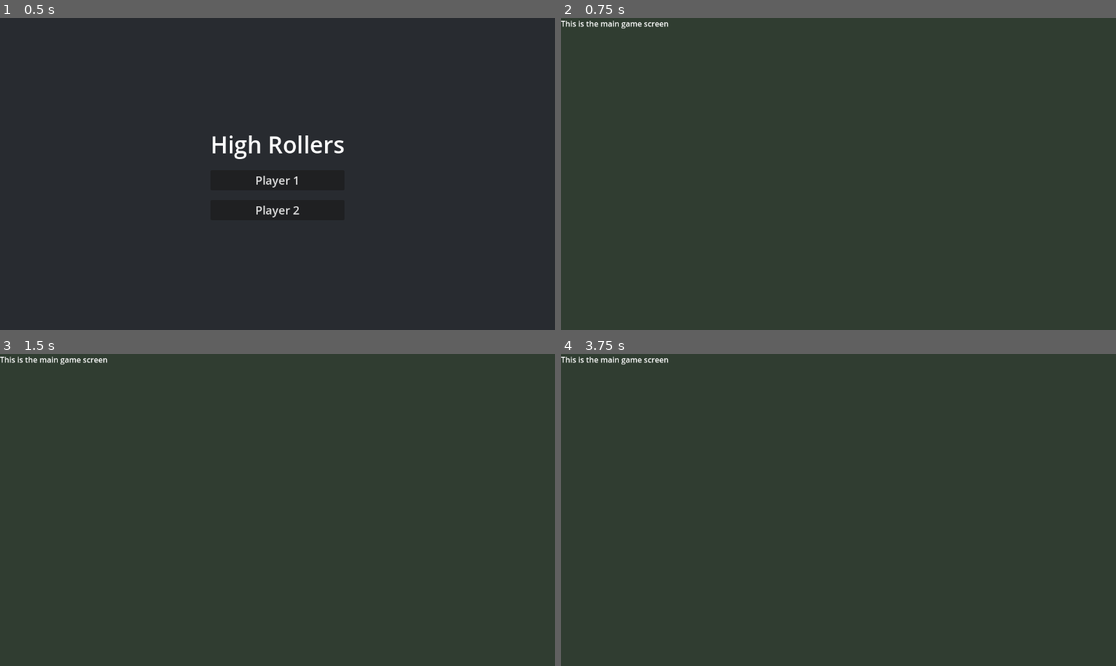
Above: before the commit, frames 1-4 (two rows, left to right).
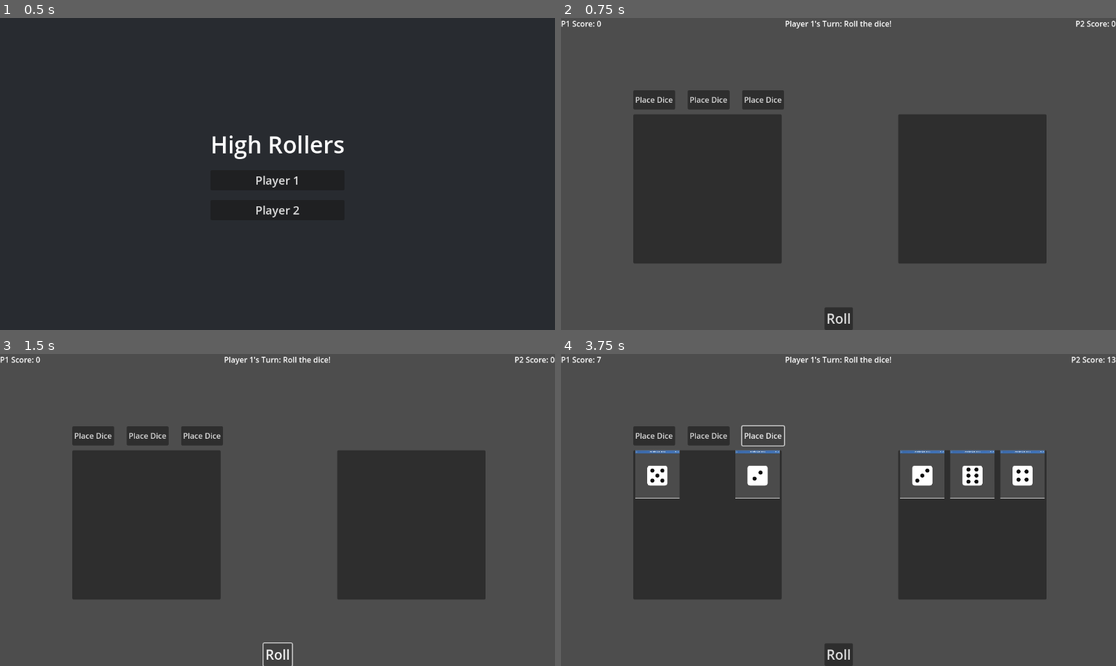
Above: after the commit, the same moments.

Repository: ggary104/High-Rollers
Game: Godot game, scene res://scenes/main_menu.tscn
Two runs of this game, one before a commit and one after it. Both use one fixed random seed, a clock stepped at 60 frames per second and the inputs below.
Inputs (mouse positions are in pixels of both pictures, inside the frame that each line leads up to):
- Up to frame 1 (0.5 s): no input
- Up to frame 2 (0.75 s): click "Player 1" at 0.5 s
- Up to frame 3 (1.5 s): click (277, 653) at 1.25 s, where only the run after the commit has a clickable "Roll"
- Up to frame 4 (3.75 s): click (655, 435) at 2 s, where only the run after the commit has a clickable "Place Dice"; click (710, 435) at 2.75 s, where only the run after the commit has a clickable "Place Dice"; click (760, 435) at 3.5 s, where only the run after the commit has a clickable "Place Dice"

Frame 1 is identical in both runs. In frame 2, 73% of the frame differs, in the area x 0-100%, y 0-100%; in frame 3, 73%; in frame 4, 79%.

Commit message:
Convert the initial version of the game into Godot

Diff:
--- /dev/null
+++ b/game/scenes/die_slot.gd
@@ -0,0 +1,8 @@
+extends TextureRect
+func set_die(die_texture):
+	if die_texture:
+		self.texture = die_texture
+		self.modulate = Color.WHITE # Make it fully visible
+	else:
+		self.texture = null
+		self.modulate = Color.TRANSPARENT # Make it invisible
--- /dev/null
+++ b/game/scenes/die_slot.tscn
@@ -0,0 +1,11 @@
+[gd_scene load_steps=2 format=3 uid="uid://dbcls2wx4yer1"]
+
+[ext_resource type="Script" uid="uid://44r0bw5apeyq" path="res://scenes/die_slot.gd" id="1_wamh2"]
+
+[node name="DieSlot" type="TextureRect"]
+custom_minimum_size = Vector2(100, 100)
+offset_right = 40.0
+offset_bottom = 40.0
+expand_mode = 2
+stretch_mode = 5
+script = ExtResource("1_wamh2")
--- /dev/null
+++ b/game/scenes/game.gd
@@ -0,0 +1,233 @@
+# scripts/Game.gd
+extends Node2D
+
+#Variables - To store the main game logic data
+var DiceSlotScene = preload("res://scenes/die_slot.tscn")
+var player_one_turn = true #Is it player1's turn or not
+var current_roll = 0 #Value of the current roll
+var p1_cols = [[0, 0, 0], [0, 0, 0], [0, 0, 0]] #What is the state of the player1's column
+var p2_cols = [[0, 0, 0], [0, 0, 0], [0, 0, 0] ]#What is the state of the player2's column
+var game_over = false
+var dice_textures = []
+
+#Variables used in labels to display the scores and Which Players Turn Is It
+#On ready -> They need to load when the labels are loaded
+@onready var column_inputs = $ColumnInputs
+@onready var p1_grid = $Board/Player1Board/Player1Grid
+@onready var p2_grid = $Board/Player2Board/Player2Grid
+@onready var p1_score_label = $"UI-Elements/Player1Score"
+@onready var p2_score_label = $"UI-Elements/Player2Score"
+@onready var turn_indicator_label = $"UI-Elements/TurnIndicator"
+
+
+func _ready():
+	#Load all of the die images
+	for i in range(1, 7):
+		var texture = load("res://assests/dice_" + str(i) + ".png")
+		dice_textures.append(texture)
+
+	#In the grid have Empty DiceSlotScene to have the grid remain constant size
+	for i in range(9):
+		p1_grid.add_child(DiceSlotScene.instantiate())
+		p2_grid.add_child(DiceSlotScene.instantiate())
+	update_ui()
+	update_input_position()
+
+
+	pass
+
+
+func roll_dice():
+	current_roll = randi() % 6 + 1; # Get a random integer and get the remainder from dividing by 6 to get 0-5 remainder and add 1 to make it 1-6
+	pass
+
+func place_dice(column_index):
+	if current_roll == 0:
+		return
+	#Get the columns for the currect player
+	var current_player_cols = p1_cols if player_one_turn else p2_cols
+
+	for i in range (3):
+			#Check if the nearest column value is zero
+		if current_player_cols[column_index][i] == 0:
+			current_player_cols[column_index][i] = current_roll
+			#If the dice value are same then remove opponet dice
+			remove_opponent_dice(column_index,current_roll)
+			#update the visuals and switch the turns
+			update_board_visuals();
+			switch_turn();
+			return
+
+func update_input_position():
+
+	#Move inputs based on user position
+	var p1_board_position = $Board/Player1Board.position
+	var p2_board_position = $Board/Player2Board.position
+
+	if player_one_turn:
+		$ColumnInputs.position.x = p1_board_position.x
+	else:
+		$ColumnInputs.position.x = p2_board_position.x
+
+
+func remove_opponent_dice(column_index, roll_value):
+
+	var opponent_cols = p2_cols if player_one_turn else p1_cols
+
+	var new_col = [];
+
+	for i in opponent_cols[column_index]:
+		#Get everything other than what the other player pulled
+		if i != roll_value:
+			new_col.append(i)
+		#Fill with zero to complete
+	while new_col.size() < 3:
+		new_col.append(0)
+
+	opponent_cols[column_index] = new_col
+
+func calculate_column_score(column):
+	var score = 0
+	var counts = {}
+
+	for die_value in column:
+		#Get the number of times a digit ocurred
+		if die_value > 0:
+			if not counts.has(die_value):
+				counts[die_value] = 0
+			counts[die_value] += 1
+
+	for die_value in counts:
+		#Calculate the score based on the frequency
+		var num_of_dice = counts[die_value]
+		score += num_of_dice * die_value * num_of_dice
+
+	return score
+
+func switch_turn():
+	#Swtich turn
+	player_one_turn = not player_one_turn
+	current_roll = 0
+	check_game_over()
+
+	if GameManager.playerNumber == 1 and not player_one_turn and not game_over:
+		#Computer's turns if the player number is 1
+		for button in column_inputs.get_children():
+			if button is Button:
+				button.disabled = true
+		computer_turn()
+	else:
+		#Human player
+		for button in column_inputs.get_children():
+			button.disabled = false
+		update_ui()
+		update_input_position()
+
+func check_game_over():
+	var p1_full = true
+	for i in p1_cols:
+		if 0 in i:
+			p1_full = false
+	var p2_full = true
+	for i in p2_cols:
+		if 0 in i:
+			p2_full = false
+
+	if p1_full or p2_full:
+		game_over = true
+
+func computer_choice():
+	var col_scores = [0,0,0] #Scores to figure out the best column
+	var columns = [p2_cols[0], p2_cols[1], p2_cols[2]] #Get the value of the columns
+	var opponet_columns = [p1_cols[0], p1_cols[1], p1_cols[2]] #Opponent column to figure out the best move
+
+	for i in range(3):
+		if columns[i][2] != 0:
+			#If the column is filled no need to use it -> Lowest score
+			col_scores[i] = -100
+			continue
+
+		for die in columns[i]:
+			#For Double Score
+			if die == current_roll:
+				col_scores[i] += 10
+
+		for die in opponet_columns[i]:
+			#For destroying opponent dice
+			if die == current_roll:
+				col_scores[i] += 4
+
+		for die in columns[i]:
+			#Column has free space
+			if die == 0:
+				col_scores[i] += 1;
+	var best_score  = -101;
+	var best_col = 0
+	for i in range(3):
+		if col_scores[i] > best_score:
+			best_col = i
+			best_score = col_scores[i]
+	return best_col
+
+func computer_turn():
+	roll_dice() #First generate random number
+	var choice = computer_choice() #Then get the best choice
+	place_dice(choice)#place the dice
+
+
+func update_ui():
+	var p1_score = calculate_column_score(p1_cols[0]) + calculate_column_score(p1_cols[1]) + calculate_column_score(p1_cols[2])
+	var p2_score = calculate_column_score(p2_cols[0]) + calculate_column_score(p2_cols[1]) + calculate_column_score(p2_cols[2])
+
+	p1_score_label.text = "P1 Score: " + str(p1_score) #Change the latest scores
+	p2_score_label.text = "P2 Score: " + str(p2_score)
+
+	if game_over:
+		#Display the winner
+		if p1_score > p2_score:
+			turn_indicator_label.text = "Player 1 Wins!"
+		elif p2_score > p1_score:
+			turn_indicator_label.text = "Player 2 Wins!"
+		else:
+			turn_indicator_label.text = "It's a Draw!"
+	#Display the current player's turn
+	elif current_roll == 0:
+
+		turn_indicator_label.text = "Player 1's Turn: Roll the dice!" if player_one_turn else "Player 2's Turn: Roll the dice!"
+	else:
+		turn_indicator_label.text = "Player 1 Rolled: " + str(current_roll) if player_one_turn else "Player 2 Rolled: " + str(current_roll)
+
+
+func update_board_visuals():
+
+	for col_index  in range(p1_cols.size()):
+		#Change the texture of the column based on what its corresponding value is
+		for row_index in range(p1_cols[col_index].size()):
+			var die_value = p1_cols[col_index][row_index]
+			var slot_index = col_index + row_index * 3
+			var slot = p1_grid.get_child(slot_index)
+			if die_value > 0:
+				slot.set_die(dice_textures[die_value - 1])
+			else:
+				slot.set_die(null)
+
+
+	for col_index  in range(p2_cols.size()):
+		for row_index in range(p2_cols[col_index].size()):
+			var die_value = p2_cols[col_index][row_index]
+			var slot_index = col_index + row_index * 3
+			var slot = p2_grid.get_child(slot_index)
+			if die_value > 0:
+				slot.set_die(dice_textures[die_value - 1])
+			else:
+				slot.set_die(null)
+
+
+
+func _on_column_button_pressed(extra_arg_0: int) -> void:
+	if game_over:
+		return
+
+	roll_dice()
+	place_dice(extra_arg_0)
+	pass # Replace with function body.
--- /dev/null
+++ b/game/scenes/game.tscn
@@ -0,0 +1,109 @@
+[gd_scene load_steps=2 format=3 uid="uid://ri14qd14hhu6"]
+
+[ext_resource type="Script" uid="uid://bspbkr603mgsb" path="res://scenes/game.gd" id="1_uwrxv"]
+
+[node name="Game" type="Node2D"]
+script = ExtResource("1_uwrxv")
+
+[node name="UI-Elements" type="CanvasLayer" parent="."]
+
+[node name="Player1Score" type="Label" parent="UI-Elements"]
+offset_right = 40.0
+offset_bottom = 23.0
+text = "Player 1 Score"
+
+[node name="Player2Score" type="Label" parent="UI-Elements"]
+anchors_preset = 1
+anchor_left = 1.0
+anchor_right = 1.0
+offset_left = -40.0
+offset_bottom = 23.0
+grow_horizontal = 0
+text = "Player 2 Score"
+
+[node name="TurnIndicator" type="Label" parent="UI-Elements"]
+anchors_preset = 10
+anchor_right = 1.0
+offset_bottom = 23.0
+grow_horizontal = 2
+text = "Who's Turn Is It"
+horizontal_alignment = 1
+
+[node name="RollButton" type="Button" parent="UI-Elements"]
+anchors_preset = 7
+anchor_left = 0.5
+anchor_top = 1.0
+anchor_right = 0.5
+anchor_bottom = 1.0
+offset_left = -18.5
+offset_top = -31.0
+offset_right = 18.5
+grow_horizontal = 2
+grow_vertical = 0
+theme_override_font_sizes/font_size = 28
+text = "Roll"
+
+[node name="Board" type="Node2D" parent="."]
+
+[node name="Player1Board" type="PanelContainer" parent="Board"]
+anchors_preset = 8
+anchor_left = 0.5
+anchor_top = 0.5
+anchor_right = 0.5
+anchor_bottom = 0.5
+offset_left = 150.0
+offset_top = 200.0
+offset_right = 458.0
+offset_bottom = 510.0
+grow_horizontal = 2
+grow_vertical = 2
+
+[node name="Player1Grid" type="GridContainer" parent="Board/Player1Board"]
+layout_mode = 2
+theme_override_constants/h_separation = 4
+theme_override_constants/v_separation = 5
+columns = 3
+
+[node name="Player2Board" type="PanelContainer" parent="Board"]
+anchors_preset = 8
+anchor_left = 0.5
+anchor_top = 0.5
+anchor_right = 0.5
+anchor_bottom = 0.5
+offset_left = 700.0
+offset_top = 200.0
+offset_right = 1008.0
+offset_bottom = 510.0
+grow_horizontal = 2
+grow_vertical = 2
+
+[node name="Player2Grid" type="GridContainer" parent="Board/Player2Board"]
+layout_mode = 2
+theme_override_constants/h_separation = 4
+theme_override_constants/v_separation = 5
+columns = 3
+
+[node name="ColumnInputs" type="HBoxContainer" parent="."]
+offset_left = 150.0
+offset_top = 150.0
+offset_right = 419.0
+offset_bottom = 190.0
+theme_override_constants/separation = 26
+
+[node name="Column1Button" type="Button" parent="ColumnInputs"]
+layout_mode = 2
+text = "Place Dice"
+
+[node name="Column2Button" type="Button" parent="ColumnInputs"]
+layout_mode = 2
+text = "Place Dice"
+
+[node name="Column3Button" type="Button" parent="ColumnInputs"]
+layout_mode = 2
+text = "Place Dice"
+
+[connection signal="pressed" from="UI-Elements/RollButton" to="." method="_on_roll_button_pressed"]
+[connection signal="pressed" from="ColumnInputs/Column1Button" to="." method="_on_column_1_button_pressed"]
+[connection signal="pressed" from="ColumnInputs/Column1Button" to="." method="_on_column_button_pressed" binds= [0]]
+[connection signal="pressed" from="ColumnInputs/Column2Button" to="." method="_on_column_button_pressed" binds= [1]]
+[connection signal="pressed" from="ColumnInputs/Column3Button" to="." method="_on_column_button_pressed" binds= [2]]
--- a/game/scenes/main_game.gd
+++ /dev/null
@@ -1,4 +0,0 @@
-extends Control
-
-func _ready():
-	print("Welcome Player ",GameManager.playerNumber)
--- a/game/scenes/main_game.tscn
+++ /dev/null
@@ -1,31 +0,0 @@
-[gd_scene load_steps=2 format=3 uid="uid://d2roa65pfx57"]
-
-[ext_resource type="Script" uid="uid://c6o7w62mniila" path="res://scenes/main_game.gd" id="1_s3esy"]
-
-[node name="MainGame" type="Control"]
-layout_mode = 3
-anchors_preset = 15
-anchor_right = 1.0
-anchor_bottom = 1.0
-grow_horizontal = 2
-grow_vertical = 2
-script = ExtResource("1_s3esy")
-
-[node name="ColorRect" type="ColorRect" parent="."]
-layout_mode = 1
-anchors_preset = 15
-anchor_right = 1.0
-anchor_bottom = 1.0
-grow_horizontal = 2
-grow_vertical = 2
-color = Color(0.1882353, 0.23921569, 0.19215687, 1)
-
-[node name="VBoxContainer" type="VBoxContainer" parent="."]
-layout_mode = 0
-offset_right = 40.0
-offset_bottom = 40.0
-
-[node name="Label" type="Label" parent="VBoxContainer"]
-layout_mode = 2
-text = "This is the main game screen
-"
--- a/game/scenes/main_menu.gd
+++ b/game/scenes/main_menu.gd
@@ -1,12 +1,11 @@
 extends Control
 
 
-func _on_player_two_button_pressed():
+func _on_player_one_button_pressed():
 	GameManager.playerNumber = 1
-	SceneManager.change_scene("res://scenes/main_game.tscn")
+	SceneManager.change_scene("res://scenes/game.tscn")
 
 
-func _on_player_one_button_pressed():
+func _on_player_two_button_pressed():
 	GameManager.playerNumber = 2
-	SceneManager.change_scene("res://scenes/main_game.tscn")
-	pass # Replace with function body.
+	SceneManager.change_scene("res://scenes/game.tscn")
Binary file added: game/assests/dice_1.png
Not shown, added: game/assests/dice_1.png.import
Binary file added: game/assests/dice_2.png
Not shown, added: game/assests/dice_2.png.import
Binary file added: game/assests/dice_3.png
Not shown, added: game/assests/dice_3.png.import
Binary file added: game/assests/dice_4.png
Not shown, added: game/assests/dice_4.png.import
Binary file added: game/assests/dice_5.png
Not shown, added: game/assests/dice_5.png.import
Binary file added: game/assests/dice_6.png
Not shown, added: game/assests/dice_6.png.import
(and 3 more such lines)
